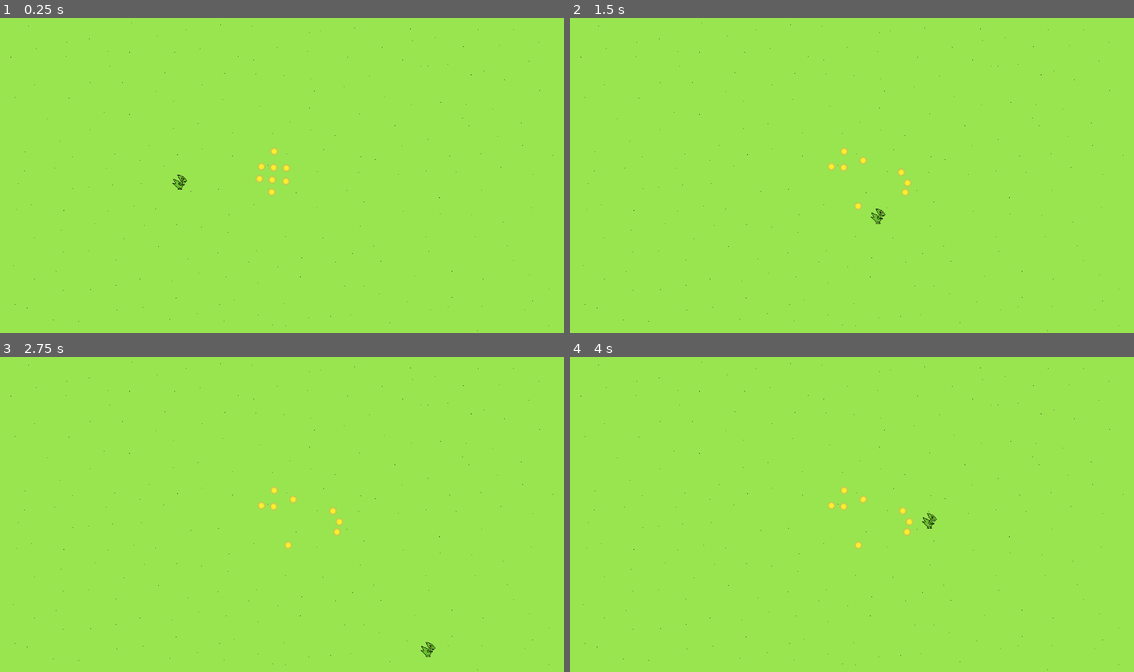
Above: before the commit, frames 1-4 (two rows, left to right).
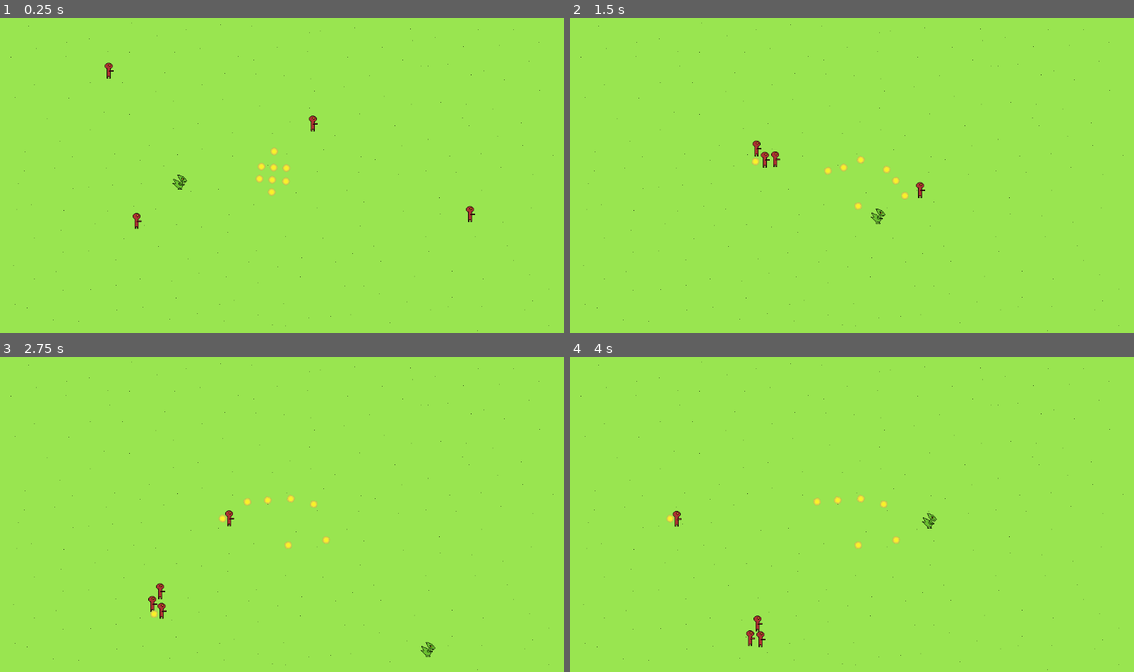
Above: after the commit, the same moments.

Repository: pres2300/ludum_dare_58
Game: Godot game, scene res://level/level.tscn
Two runs of this game, one before a commit and one after it. Both use one fixed random seed, a clock stepped at 60 frames per second and the inputs below.
Inputs:
- Up to frame 1 (0.25 s): no input
- Up to frame 2 (1.5 s): hold Right (ui_right) 0.53-1.28 s; hold Down (ui_down) from 1.28 s (still down)
- Up to frame 3 (2.75 s): release Down (ui_down) at 2.03 s; hold Right (ui_right) from 2.03 s (still down)
- Up to frame 4 (4 s): release Right (ui_right) at 2.78 s; hold Up (ui_up) 2.78-3.53 s; hold Left (ui_left) from 3.53 s (still down)

The runs differ from the first frame. In frame 1, 0.2% of the frame differs, in the area x 18-85%, y 14-68%; in frame 2, 0.5%; in frame 3, 0.5%, in the area x 26-61%, y 41-84%; in frame 4, 0.5%.

Commit message:
Baddies move towards nearest gem

Diff:
--- /dev/null
+++ b/baddies/baddie.gd
@@ -0,0 +1,38 @@
+extends CharacterBody2D
+
+@export var move_speed : int = 200
+@export var health : int = 3
+
+var target_gem = null
+
+func find_nearest_gem():
+	var possible_targets = get_tree().get_nodes_in_group("gem")
+
+	if (possible_targets.size() == 0):
+		# no gems found
+		return null
+
+	var min_target_dist : float = global_position.distance_squared_to(possible_targets[0].global_position)
+	var nearest_gem = possible_targets[0]
+
+	for target in possible_targets:
+		if global_position.distance_squared_to(target.global_position) < min_target_dist:
+			nearest_gem = target
+
+	return nearest_gem
+
+func _ready():
+	# get the nearest gem at spawn
+	target_gem = find_nearest_gem()
+
+func _physics_process(_delta):
+	if (is_instance_valid(target_gem)):
+		velocity = global_position.direction_to(target_gem.get_global_position())*move_speed
+	else:
+		# find another gem to target
+		target_gem = find_nearest_gem()
+
+	move_and_slide()
+
+func _on_visible_on_screen_notifier_2d_screen_exited() -> void:
+	queue_free()
--- /dev/null
+++ b/baddies/baddie.tscn
@@ -0,0 +1,27 @@
+[gd_scene load_steps=4 format=3 uid="uid://bbxt5rwjukclg"]
+
+[ext_resource type="Script" uid="uid://cfwqt0t7s1ps5" path="res://baddies/baddie.gd" id="1_6ewrt"]
+[ext_resource type="Texture2D" uid="uid://d03f5frituxiu" path="res://assets/baddies/baddie.png" id="1_c4gg8"]
+
+[sub_resource type="CapsuleShape2D" id="CapsuleShape2D_6ewrt"]
+radius = 9.0
+height = 32.0
+
+[node name="Baddie" type="CharacterBody2D"]
+collision_layer = 8
+collision_mask = 9
+motion_mode = 1
+script = ExtResource("1_6ewrt")
+
+[node name="Sprite2D" type="Sprite2D" parent="."]
+rotation = -0.0009010432
+texture = ExtResource("1_c4gg8")
+
+[node name="CollisionShape2D" type="CollisionShape2D" parent="."]
+position = Vector2(-7, 0)
+shape = SubResource("CapsuleShape2D_6ewrt")
+
+[node name="VisibleOnScreenNotifier2D" type="VisibleOnScreenNotifier2D" parent="."]
+position = Vector2(-7, -1)
+
+[connection signal="screen_exited" from="VisibleOnScreenNotifier2D" to="." method="_on_visible_on_screen_notifier_2d_screen_exited"]
--- a/items/gem.gd
+++ b/items/gem.gd
@@ -2,7 +2,15 @@
 
 @export var collision_force : Vector2 = Vector2(2, 2)
 
+var picked_up : bool = false
+
+signal taken
+
 func _on_body_entered(body: Node) -> void:
 	var direction = (position - body.position).normalized()
-	apply_central_impulse(direction*collision_force)
-	print("applied impulse: ", direction*Vector2(200,200))
+	var impulse = direction*collision_force
+	apply_central_impulse(impulse)
+
+func _on_visible_on_screen_notifier_2d_screen_exited() -> void:
+	taken.emit()
+	queue_free()
--- a/items/gem.tscn
+++ b/items/gem.tscn
@@ -9,14 +9,15 @@
 [sub_resource type="CircleShape2D" id="CircleShape2D_7ih8j"]
 radius = 8.0
 
-[node name="Gem" type="RigidBody2D"]
+[node name="Gem" type="RigidBody2D" groups=["gem"]]
 collision_layer = 2
-collision_mask = 3
+collision_mask = 11
 physics_material_override = SubResource("PhysicsMaterial_7gg8i")
 freeze_mode = 1
 contact_monitor = true
 max_contacts_reported = 10
 linear_damp = 10.0
+angular_damp = 10.0
 script = ExtResource("1_7gg8i")
 
 [node name="Sprite2D" type="Sprite2D" parent="."]
@@ -25,4 +26,7 @@
 [node name="CollisionShape2D" type="CollisionShape2D" parent="."]
 shape = SubResource("CircleShape2D_7ih8j")
 
+[node name="VisibleOnScreenNotifier2D" type="VisibleOnScreenNotifier2D" parent="."]
+
 [connection signal="body_entered" from="." to="." method="_on_body_entered"]
+[connection signal="screen_exited" from="VisibleOnScreenNotifier2D" to="." method="_on_visible_on_screen_notifier_2d_screen_exited"]
--- a/level/level.tscn
+++ b/level/level.tscn
@@ -1,8 +1,9 @@
-[gd_scene load_steps=8 format=3 uid="uid://oqy6kc74nsj3"]
+[gd_scene load_steps=9 format=3 uid="uid://oqy6kc74nsj3"]
 
 [ext_resource type="Texture2D" uid="uid://boackia7wdlok" path="res://assets/background.png" id="1_7lnir"]
 [ext_resource type="PackedScene" uid="uid://briabims4m8cq" path="res://player/player.tscn" id="2_5gx2l"]
 [ext_resource type="PackedScene" uid="uid://qohmltlq8dj2" path="res://items/gem.tscn" id="3_qohg2"]
+[ext_resource type="PackedScene" uid="uid://bbxt5rwjukclg" path="res://baddies/baddie.tscn" id="4_vkbyq"]
 
 [sub_resource type="WorldBoundaryShape2D" id="WorldBoundaryShape2D_qohg2"]
 
@@ -48,6 +49,7 @@
 position = Vector2(560, 277)
 
 [node name="RightBoundary" type="StaticBody2D" parent="."]
+collision_layer = 4
 
 [node name="CollisionShape2D" type="CollisionShape2D" parent="RightBoundary"]
 position = Vector2(1152, 0)
@@ -55,19 +57,34 @@
 shape = SubResource("WorldBoundaryShape2D_qohg2")
 
 [node name="LeftBoundary" type="StaticBody2D" parent="."]
+collision_layer = 4
 
 [node name="CollisionShape2D" type="CollisionShape2D" parent="LeftBoundary"]
 rotation = 1.5707964
 shape = SubResource("WorldBoundaryShape2D_vkbyq")
 
 [node name="TopBoundary" type="StaticBody2D" parent="."]
+collision_layer = 4
 
 [node name="CollisionShape2D" type="CollisionShape2D" parent="TopBoundary"]
 position = Vector2(0, 648)
 shape = SubResource("WorldBoundaryShape2D_ktfr2")
 
 [node name="BottomBoundary" type="StaticBody2D" parent="."]
+collision_layer = 4
 
 [node name="CollisionShape2D" type="CollisionShape2D" parent="BottomBoundary"]
 rotation = 3.1415927
 shape = SubResource("WorldBoundaryShape2D_44x8d")
+
+[node name="Baddie" parent="." instance=ExtResource("4_vkbyq")]
+position = Vector2(185, 90)
+
+[node name="Baddie2" parent="." instance=ExtResource("4_vkbyq")]
+position = Vector2(1017, 414)
+
+[node name="Baddie3" parent="." instance=ExtResource("4_vkbyq")]
+position = Vector2(689, 193)
+
+[node name="Baddie4" parent="." instance=ExtResource("4_vkbyq")]
+position = Vector2(243, 442)
--- a/player/player.tscn
+++ b/player/player.tscn
@@ -43,6 +43,7 @@
 size = Vector2(28, 29)
 
 [node name="Player" type="CharacterBody2D"]
+collision_mask = 13
 motion_mode = 1
 script = ExtResource("1_rkbax")
 
@@ -50,7 +51,7 @@
 sprite_frames = SubResource("SpriteFrames_g6k8r")
 animation = &"idle"
 autoplay = "idle"
-frame_progress = 0.42798334
+frame_progress = 0.9189032
 
 [node name="CollisionShape2D" type="CollisionShape2D" parent="."]
 position = Vector2(2, 1.5)
--- a/project.godot
+++ b/project.godot
@@ -14,6 +14,11 @@
 run/main_scene="uid://oqy6kc74nsj3"
 config/features=PackedStringArray("4.5", "Forward Plus")
 config/icon="res://icon.svg"
+
+[display]
+
+window/default_gravity_vector=Vector2(0, 1)
+window/default_gravity=-770.4270000000001
 
 [input]
 
@@ -50,6 +55,13 @@
 ]
 }
 
+[layer_names]
+
+2d_physics/layer_1="player"
+2d_physics/layer_2="gem"
+2d_physics/layer_3="level"
+2d_physics/layer_4="baddie"
+
 [physics]
 
 2d/default_gravity_vector=Vector2(0, 0)
Binary file added: assets/baddies/baddie.png
Not shown, added: assets/baddies/baddie.png.import
Not shown, added: baddies/baddie.gd.uid
